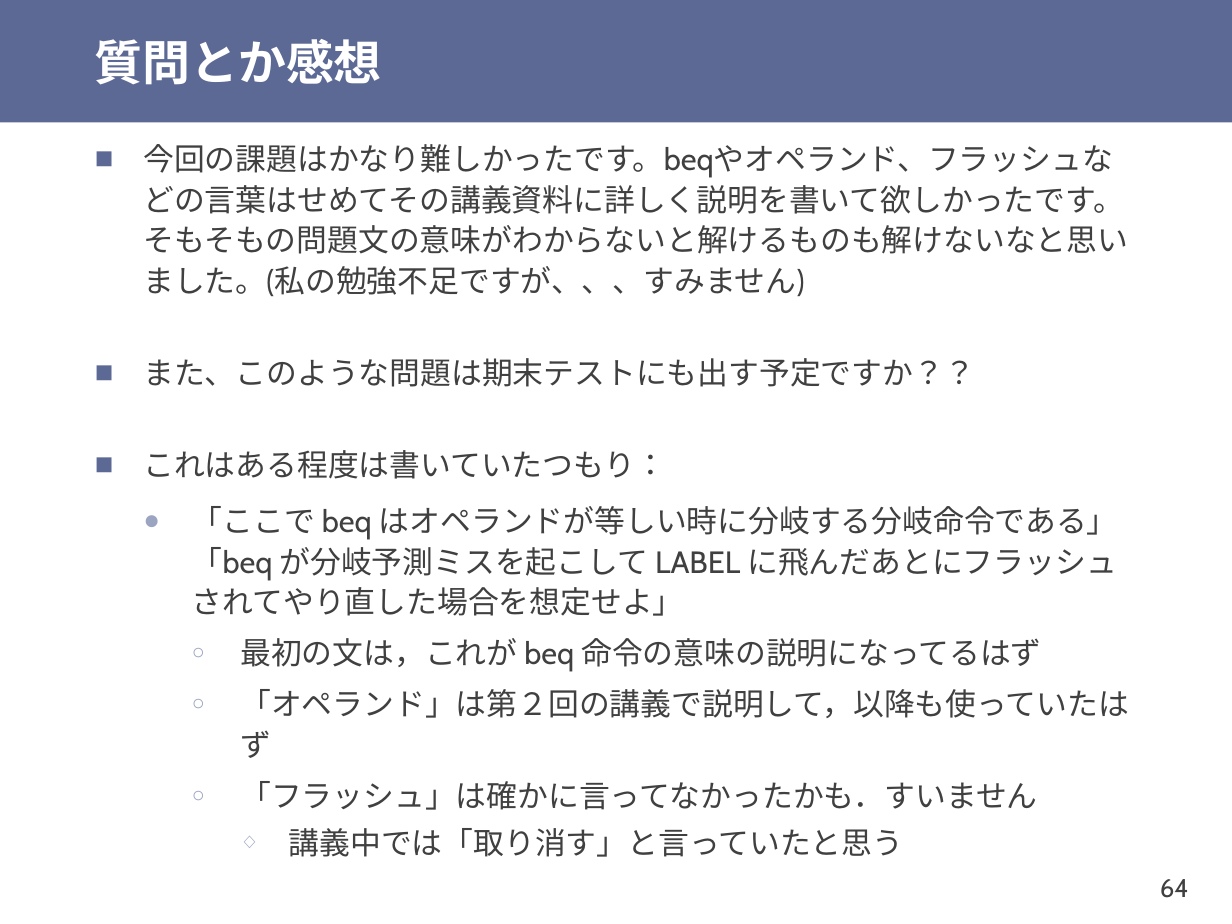
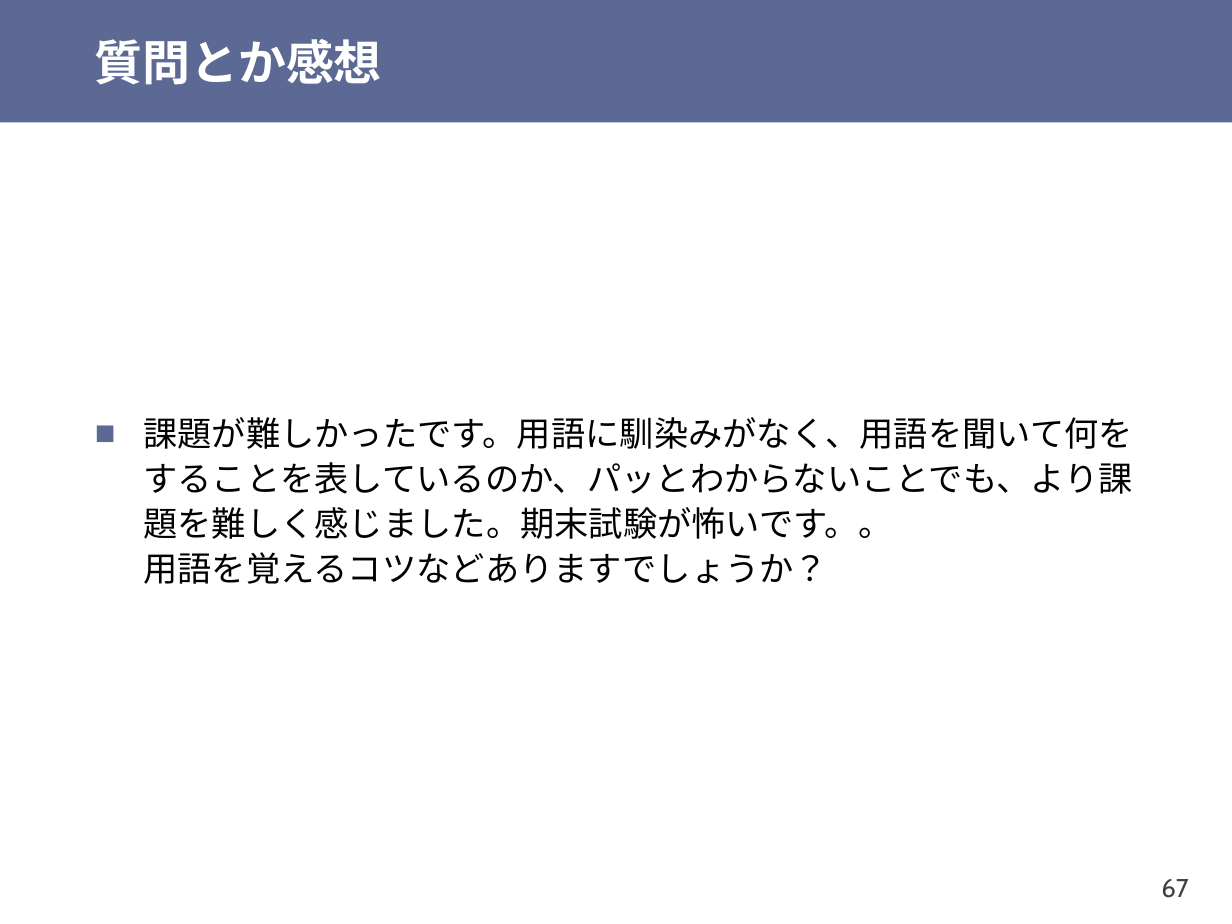
Before and after one commit to shioyadan/otya-computer-architecture-i, a slide deck: slide 67 of cai-shioya-08.pptx (slide 64 before the commit). Drawn at 1232x924 pixels with LibreOffice and Linux fonts; fonts in the diff are those of the drawing. Boxes give left, top, right and bottom in pixels: in the first picture for what was removed or moved away, otherwise in the second. Text is boxed around its words. In the diff, an @@ line names an element or a change of style, - is before the commit and + after.

```diff
--- a/cai-shioya-08.pptx
+++ b/cai-shioya-08.pptx
@@ text at (143,417,1133,584): text changed; size 18 to 20 pt; font Cabin to Noto Sans CJK JP; text colour #404040 to #000000 @@
-■ 今回の課題はかなり難しかったです。beqやオペランド、フラッシュなどの言葉はせめてその講義資料に詳しく説明を書いて欲しかったです。そもそもの問題文の意味がわからないと解けるものも解けないなと思いました。(私の勉強不足ですが、、、すみません)
-■ また、このような問題は期末テストにも出す予定ですか？？
-■ これはある程度は書いていたつもり：
-  ● 「ここで beq はオペランドが等しい時に分岐する分岐命令である」「beq が分岐予測ミスを起こして LABEL に飛んだあとにフラッシュされてやり直した場合を想定せよ」
-    ○ 最初の文は，これが beq 命令の意味の説明になってるはず
-    ○ 「オペランド」は第２回の講義で説明して，以降も使っていたはず
-    ○ 「フラッシュ」は確かに言ってなかったかも．すいません
-      ◇ 講義中では「取り消す」と言っていたと思う
+■ 課題が難しかったです。用語に馴染みがなく、用語を聞いて何をすることを表しているのか、パッとわからないことでも、より課題を難しく感じました。期末試験が怖いです。。
+  用語を覚えるコツなどありますでしょうか？
@@ page number at (1161,879,1188,898): text changed @@
-64
+67
```
Also in this commit, not shown: 24 other slides changed, 5 slides added, 9 slides removed, 1 other file.
